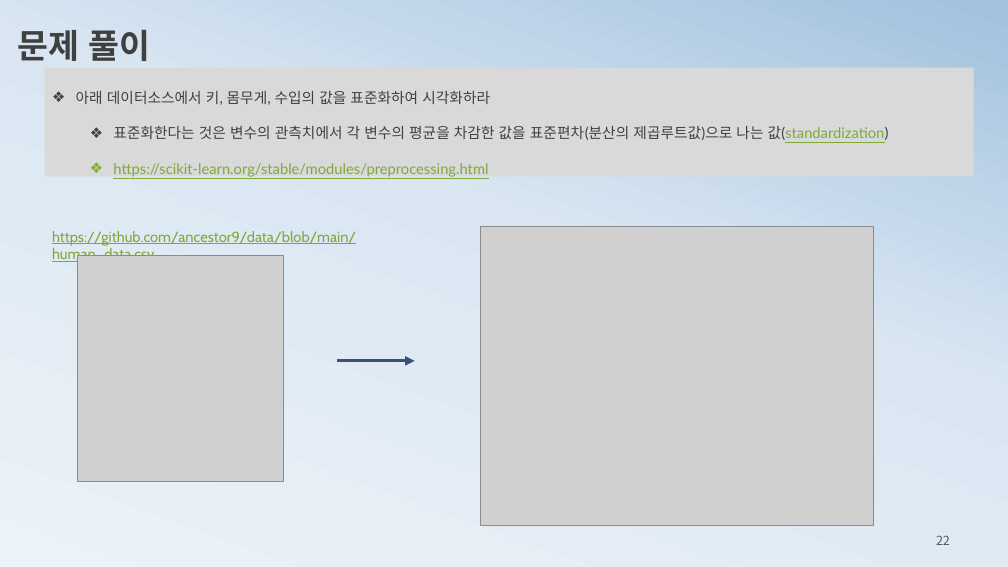
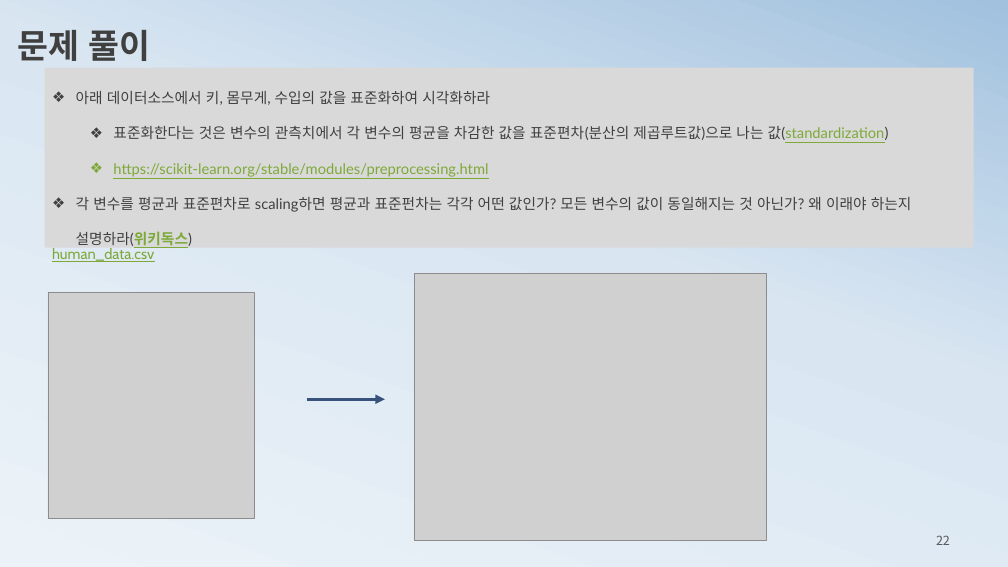
Before and after one commit to ancestor9/mathematics-for-machine-learning, a slide deck: slide 22 of 1_statistics for machine learning.pptx. Drawn at 1008x567 pixels with LibreOffice and Linux fonts; fonts in the diff are those of the drawing; grey boxes stand for pictures. Boxes give left, top, right and bottom in pixels: in the first picture for what was removed or moved away, otherwise in the second. Text is boxed around its words. In the diff, an @@ line names an element or a change of style, - is before the commit and + after.

```diff
--- a/1_statistics for machine learning.pptx
+++ b/1_statistics for machine learning.pptx
@@ rectangle "아래 데이터소스에서 키, 몸무게, 수입의 ...": place and size @@
-rectangle "아래 데이터소스에서 키, 몸무게, 수입의 ..." at (45, 67, 973, 176)
+rectangle "아래 데이터소스에서 키, 몸무게, 수입의 ..." at (45, 67, 973, 247)
@@ text in rectangle at (76, 197, 912, 249): paragraph added @@
+❖ 각 변수를 평균과 표준편차로 scaling하면 평균과 표준펀차는 각각 어떤 값인가? 모든 변수의 값이 동일해지는 것 아닌가? 왜 이래야 하는지 설명하라(위키독스)
@@ picture: place and size @@
-picture at (78, 256, 284, 481)
+picture at (48, 293, 254, 518)
@@ picture: place and size @@
-picture at (480, 226, 873, 526)
+picture at (414, 274, 766, 541)
@@ arrow moved from (337, 361) - (414, 361) to (308, 399) - (385, 399) @@
```
